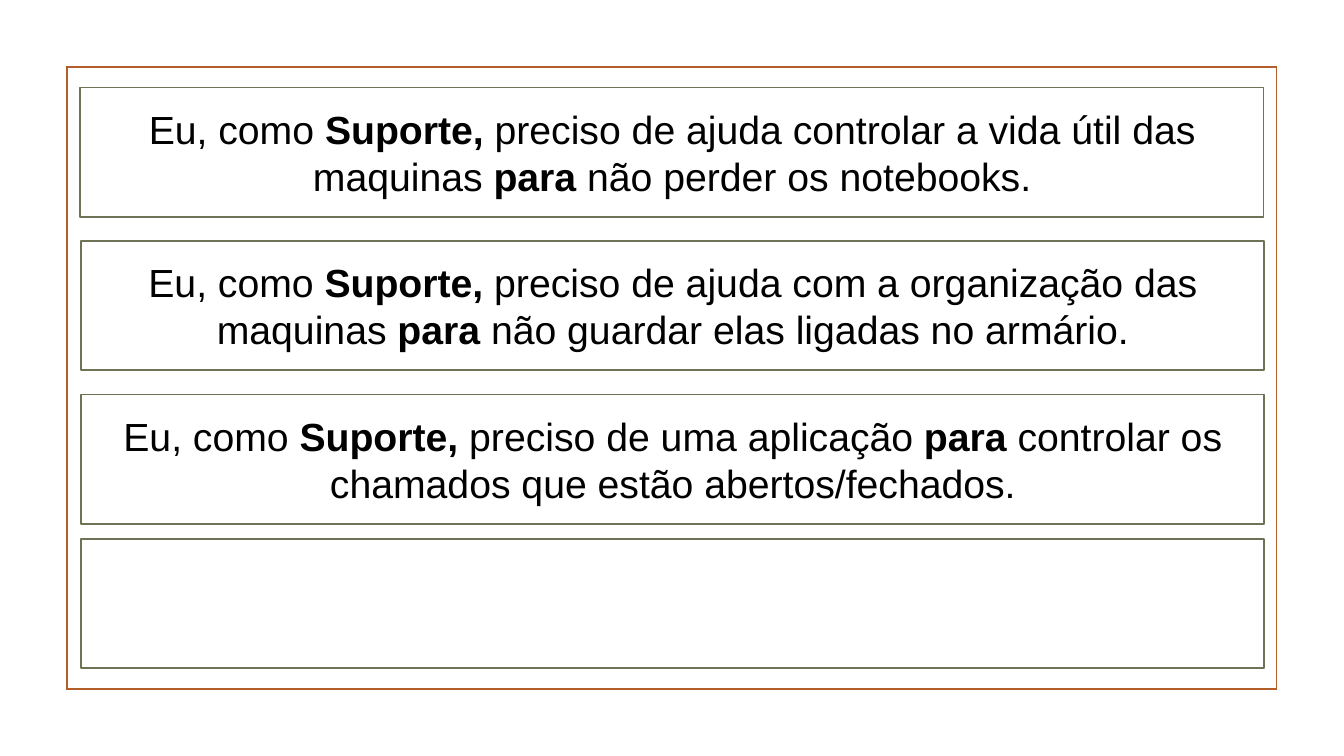
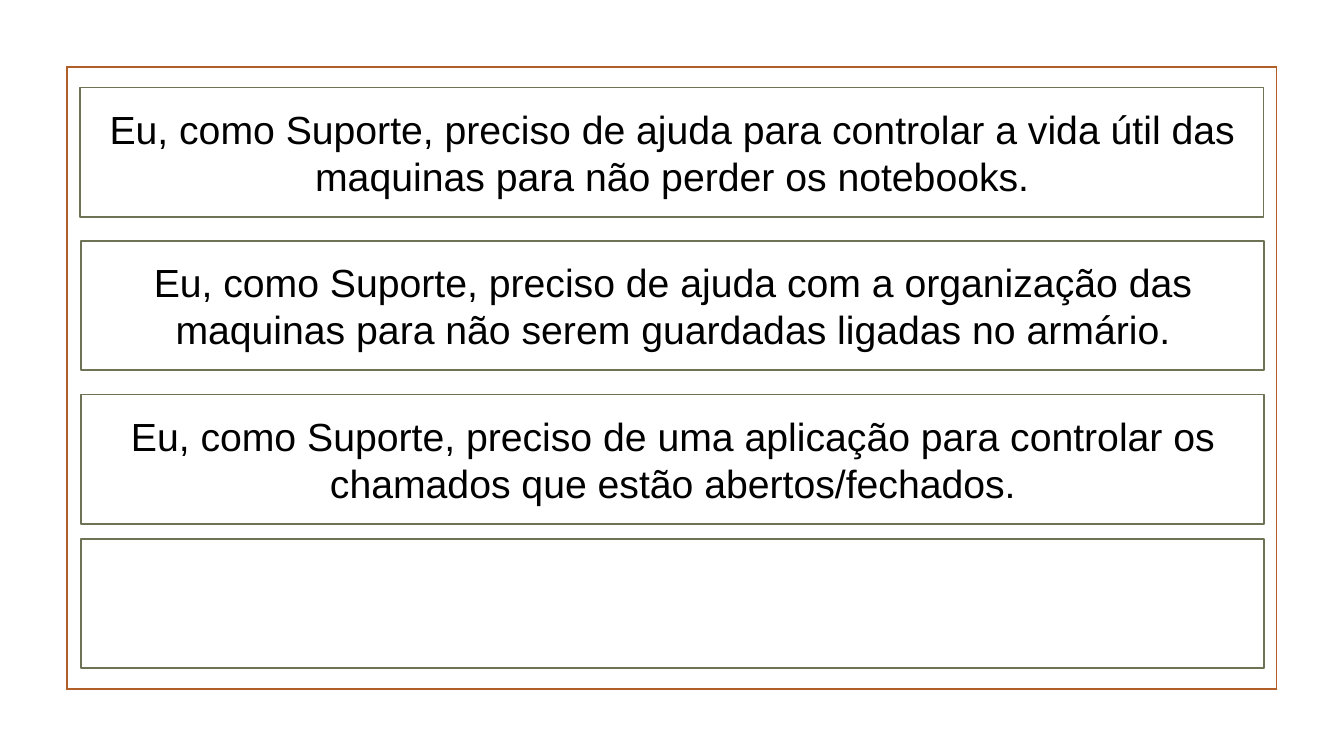
Before and after one commit to marthasilva/ShadowTech, a slide deck: slide 2 of Documentação/UserStories/UserStoriesSuporte.pptx. Drawn at 1344x756 pixels with LibreOffice and Linux fonts; fonts in the diff are those of the drawing; background and template pictures are left out. Boxes give left, top, right and bottom in pixels: in the first picture for what was removed or moved away, otherwise in the second. Text is boxed around its words. In the diff, an @@ line names an element or a change of style, - is before the commit and + after.

```diff
--- a/Documentação/UserStories/UserStoriesSuporte.pptx
+++ b/Documentação/UserStories/UserStoriesSuporte.pptx
@@ text in rectangle at box(110, 115, 1235, 199): text changed @@
-Eu, como Suporte, preciso de ajuda controlar a vida útil das maquinas para não perder os notebooks.
+Eu, como Suporte, preciso de ajuda para controlar a vida útil das maquinas para não perder os notebooks.
@@ text in rectangle at box(154, 268, 1192, 352): text changed @@
-Eu, como Suporte, preciso de ajuda com a organização das maquinas para não guardar elas ligadas no armário.
+Eu, como Suporte, preciso de ajuda com a organização das maquinas para não serem guardadas ligadas no armário.
@@ rectangle "Eu, como Suporte, preciso de ..." at box(81, 394, 1264, 523): bold off in "Suporte, para" @@
```
Also in this commit, not shown: 1 other slide changed, 6 other files.
